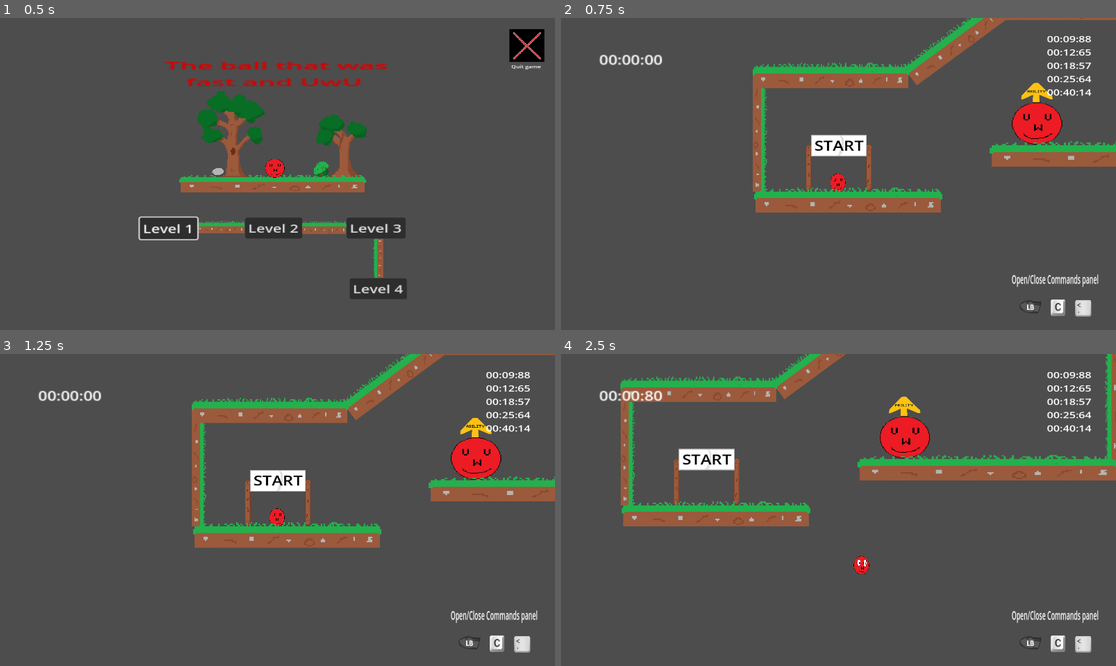
Above: before the commit, frames 1-4 (two rows, left to right).
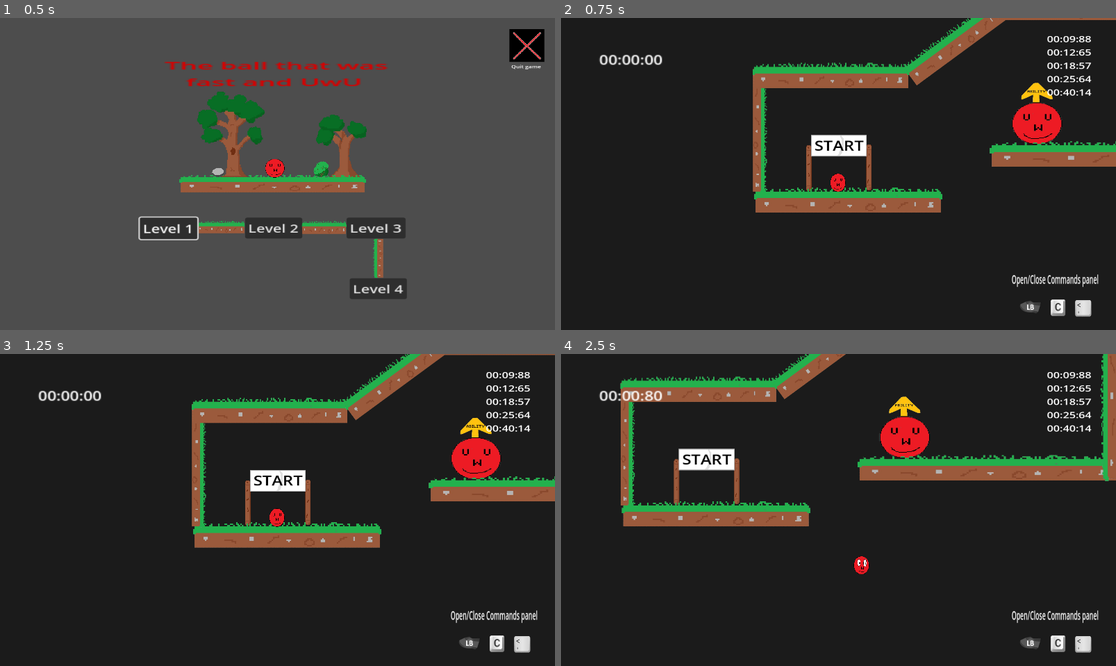
Above: after the commit, the same moments.

Repository: Mahnwe/TheBallThatWasUwU
Game: Godot game, scene res://Scenes/menu.tscn
Same seed, same stepped clock (60 frames per second), same inputs: the game is played once before the commit and once after it.
Inputs (mouse positions are in pixels of both pictures, inside the frame that each line leads up to):
- Up to frame 1 (0.5 s): no input
- Up to frame 2 (0.75 s): click "Level 3" at 0.5 s
- Up to frame 3 (1.25 s): no input
- Up to frame 4 (2.5 s): tap Enter at 1.25 s; move the mouse to (960, 494) at 1.27 s; hold D (move_right) from 1.28 s (still down); tap F (next_level) at 1.35, 2.3 s; click (960, 494) at 1.42 s; tap Space (jump) at 1.52, 2.27 s; move the mouse to (727, 525) at 2.02 s; tap X (dash) at 2.1 s

Frame 1 is identical in both runs. In frame 2, 89% of the frame differs, in the area x 0-100%, y 0-100%; in frame 3, 89%; in frame 4, 87%.

Commit message:
Add spike's and savePoint's nodes and funcs in script

Diff:
--- a/Scenes/level3.tscn
+++ b/Scenes/level3.tscn
@@ -8,6 +8,8 @@
 [ext_resource type="PackedScene" uid="uid://bbctegcfntwoe" path="res://Scenes/pause.tscn" id="6_oxgjf"]
 [ext_resource type="PackedScene" uid="uid://i4jemvk3v54m" path="res://Scenes/ability.tscn" id="7_pr54i"]
 [ext_resource type="PackedScene" uid="uid://doy0e7jnl2886" path="res://Scenes/wall.tscn" id="8_tnmog"]
+[ext_resource type="PackedScene" uid="uid://7qfwpggjf11t" path="res://Scenes/save_point.tscn" id="9_0l5s7"]
+[ext_resource type="PackedScene" uid="uid://bo7nw1yq804xk" path="res://Scenes/spike.tscn" id="10_w0su0"]
 
 [node name="level3" type="Node2D"]
 script = ExtResource("1_1urae")
@@ -21,6 +23,7 @@
 scale = Vector2(0.627, 0.8)
 
 [node name="Player" parent="." instance=ExtResource("4_p835d")]
+z_index = 2
 position = Vector2(-615, 1212)
 scale = Vector2(0.717, 0.442)
 
@@ -70,16 +73,16 @@
 scale = Vector2(1.68, 1.52)
 
 [node name="Wall" parent="." instance=ExtResource("8_tnmog")]
-position = Vector2(649, 617)
+position = Vector2(654, 574)
 rotation = 1.5708
-scale = Vector2(1.92, 1.56)
+scale = Vector2(2.2, 1.76)
 
 [node name="platform6" parent="." instance=ExtResource("2_gdtbw")]
 position = Vector2(249, 298)
 scale = Vector2(0.199998, 0.8)
 
 [node name="platform7" parent="." instance=ExtResource("2_gdtbw")]
-position = Vector2(473, 555)
+position = Vector2(461, 501)
 scale = Vector2(1.56, 1.04)
 
 [node name="Wall4" parent="." instance=ExtResource("8_tnmog")]
@@ -108,7 +111,7 @@
 scale = Vector2(1.72, 2.04)
 
 [node name="Wall8" parent="." instance=ExtResource("8_tnmog")]
-position = Vector2(1679, 345)
+position = Vector2(1658, 345)
 rotation = 1.5708
 scale = Vector2(1.08, 2)
 
@@ -117,9 +120,33 @@
 scale = Vector2(0.614158, 0.84)
 
 [node name="platform10" parent="." instance=ExtResource("2_gdtbw")]
-position = Vector2(1593, 444)
+position = Vector2(1558, 444)
 rotation = 3.14159
-scale = Vector2(0.370283, 0.919999)
+scale = Vector2(0.317411, 0.919999)
+
+[node name="SavePoint" parent="." instance=ExtResource("9_0l5s7")]
+position = Vector2(913, -181)
+scale = Vector2(0.639902, 0.634647)
+
+[node name="Spike" parent="." instance=ExtResource("10_w0su0")]
+position = Vector2(316, 362)
+rotation = 0.767408
+scale = Vector2(0.337579, 0.36)
+
+[node name="Spike2" parent="." instance=ExtResource("10_w0su0")]
+position = Vector2(487, 786)
+scale = Vector2(0.320001, 0.32)
+
+[node name="ColorRect" type="ColorRect" parent="."]
+z_index = -20
+offset_left = -1305.0
+offset_top = -354.0
+offset_right = 2405.0
+offset_bottom = 1775.0
+color = Color(0.10748, 0.10748, 0.10748, 1)
 
 [connection signal="player_exited_start_area" from="StartArea" to="." method="_on_start_area_player_exited_start_area"]
 [connection signal="player_entered" from="Ability" to="." method="_on_ability_player_entered"]
+[connection signal="player_entered" from="SavePoint" to="." method="_on_save_point_player_entered"]
+[connection signal="spike_hit" from="Spike" to="." method="_on_spike_spike_hit"]
+[connection signal="spike_hit" from="Spike2" to="." method="_on_spike_spike_hit"]
--- a/Scripts/level_3.gd
+++ b/Scripts/level_3.gd
@@ -144,3 +144,41 @@
 func _on_ability_player_entered():
 	$Player.can_double_jump = true
 	$Ability.get_child(0).text = "         You can \n double jump now !"
+
+
+func _on_save_point_player_entered():
+	save_position_x = $Player.position.x
+	save_position_y = $Player.position.y
+	print(save_position_x)
+	print(save_position_y)
+
+
+func _on_spike_spike_hit():
+	disable_patrol_groups()
+	display_dead_sprite_and_pause_timer_until_respawn()
+	await get_tree().create_timer(1.0).timeout;
+	if save_position_x == start_position_x:
+		call_deferred("restart_scene")
+	else:
+		put_player_to_save_position_and_unpause_timer()
+
+func display_dead_sprite_and_pause_timer_until_respawn():
+	$Player.set_physics_process(false)
+	$Player.get_child(1).animation = "dead"
+	$Player.get_child(5).text = "OH NO !"
+	$Player.get_child(0).get_child(0).get_child(0).get_child(0).set_process(false)
+
+func put_player_to_save_position_and_unpause_timer():
+	$Player.set_physics_process(true)
+	$Player.get_child(5).text = ""
+	$Player.get_child(1).animation = "stay"
+	$Player.position = Vector2(save_position_x,save_position_y)
+	$Player.get_child(0).get_child(0).get_child(0).get_child(0).set_process(true)
+	reset_patrols_progress()
+	enable_patrol_groups()
+
+func reset_patrols_progress():
+	for member in get_tree().get_nodes_in_group("spike_on_patrol"):
+			member.get_parent().progress = 0
+	for member in get_tree().get_nodes_in_group("platform_on_patrol"):
+			member.get_parent().progress = 0
Not shown: 1 places in Scenes/level3.tscn that only renumber resources
